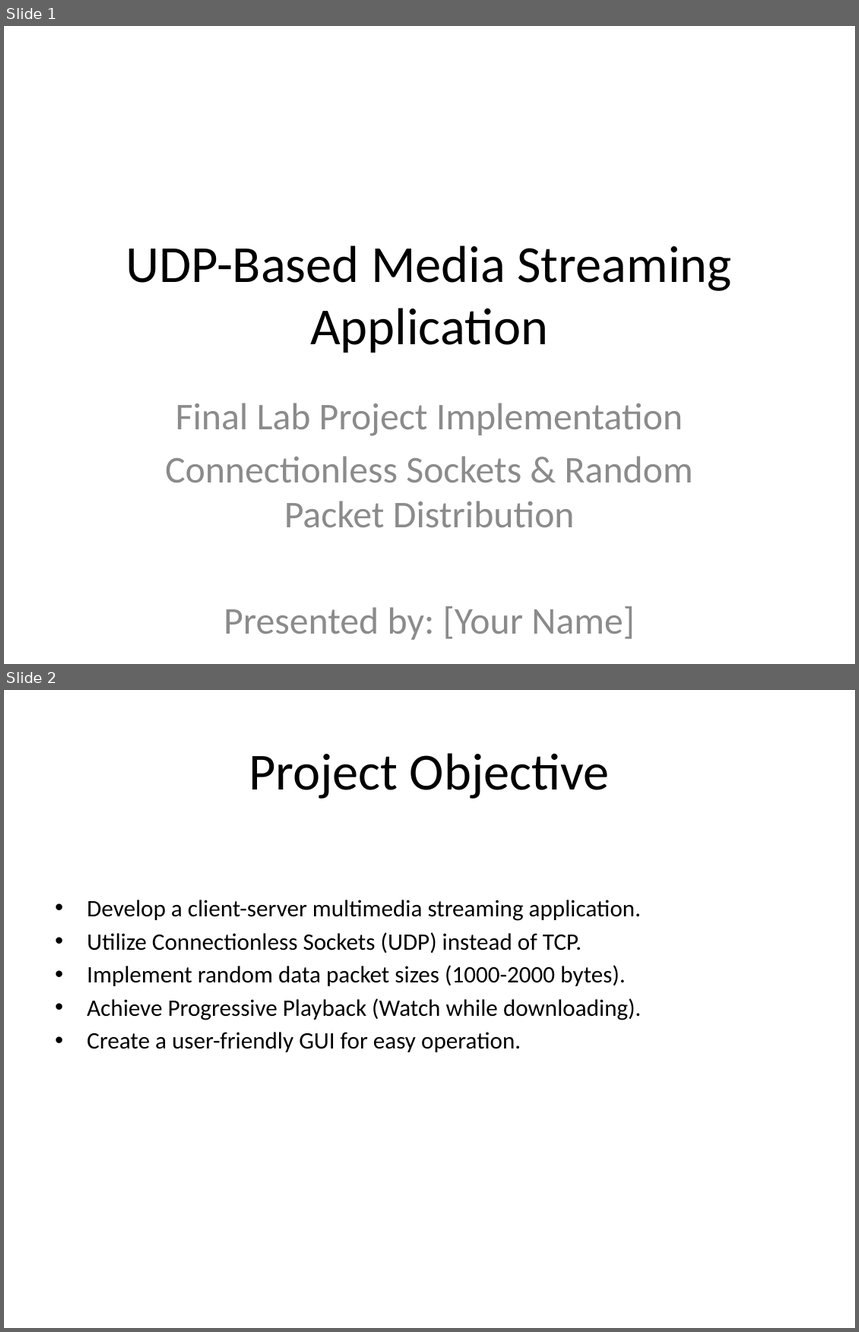
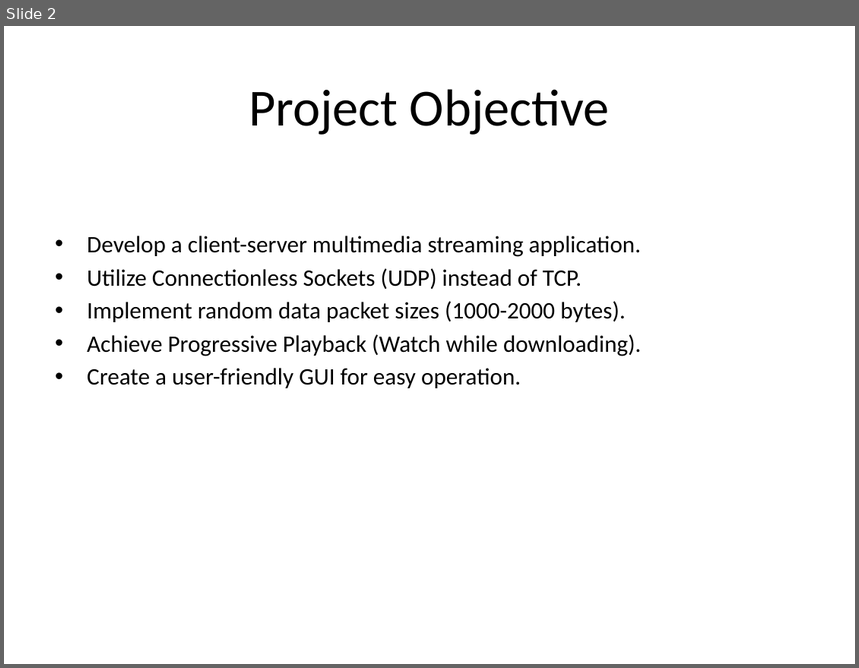
Before and after one commit to pronad1/Academic_PSTU_CSE, a slide deck: 5th Semester/ma'am assignment/streaming_GUI/Final_Project_Presentation.pptx. Shown one above the other, each under a label of ours: slides 1 and 2 before the commit, slide 2 after it. The pictures are 859x1332 and 859x668 pixels, drawn with LibreOffice and Linux fonts; fonts in the diff are those of the drawing. Boxes give left, top, right and bottom in pixels: in the first picture for what was removed or moved away, otherwise in the second. Text is boxed around its words. In the diff, an @@ line names an element or a change of style, - is before the commit and + after.

```diff
--- a/5th Semester/ma'am assignment/streaming_GUI/Final_Project_Presentation.pptx
+++ b/5th Semester/ma'am assignment/streaming_GUI/Final_Project_Presentation.pptx
@@ slide 1 removed at bbox=[4, 26, 855, 664], background #FFFFFF @@
@@ title removed at bbox=[126, 246, 731, 353] @@
-UDP-Based Media Streaming Application
@@ subtitle removed at bbox=[165, 403, 693, 640] @@
-Final Lab Project Implementation
-Connectionless Sockets & Random Packet Distribution
-Presented by: [Your Name]
```
Also in this commit, not shown: 1 slide changed, 1 slide added.
